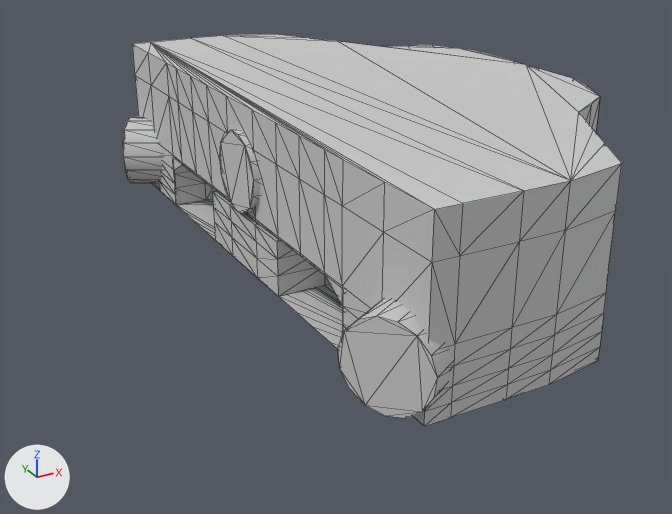
The FBX model Assets/Models/Tiles/BaseSmall.FBX as it was, and as the next commit left it.
Both versions are drawn from a 50 mm lens placed at (-199.0, -229.0, 114.0), pointed at (-75.0, -2.0, 1.0). The lights are fixed; the arrows at lower left show +X, +Y and +Z. Mesh edges are drawn as thin lines. Where no turn or scale is listed for an object, it has been applied to the vertices.

Objects in the first picture: 'Base'.
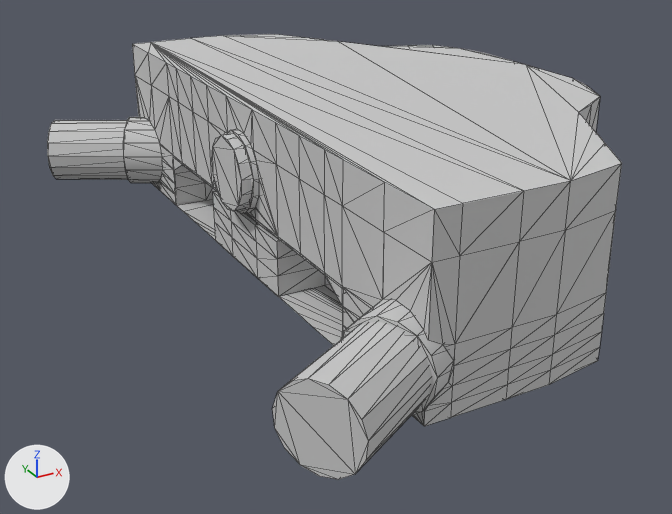
The change, as a list of edits to the scene's bpy script:
```text
Add mat_material__36:
    mat_material__36 = principled_material('Material #36')
    mat_material__36.base_color = (0.588, 0.588, 0.588)  # light grey #cacaca
    mat_material__36.roughness = 0.859
Change me_mesh:
    used by ob_base; location = (0.0, 0.0, 0.0)
    remove me_mesh.from_pydata(...)  # 839 vertices, 1512 faces; spans x -113.0..0.0, y -93.0..106.0, z 0.0..50.0
    add me_mesh.from_pydata(...)  # 937 vertices, 1633 faces; spans x -136.0..0.0, y -105.0..118.0, z 0.0..50.0
    me_mesh part 1
    12 vertices are removed from x -101.0, y -89.0..102.0, z 8.0..18.0
    140 faces are deleted
    15 vertices in x -101.0, y -5.0..17.0, z 19.0..41.0 move by (-5.0, 0.0, 0.0)
    13 vertices in x -101.0..-90.0, y 80.0..98.0, z 2.0..24.0 move by (-35.0, 20.0, 0.0)
    9 vertices in x -101.0..-91.0, y -85.0..-67.0, z 2.0..24.0 move by (-34.0, -20.0, 0.0)
    5 vertices in x -101.0..-91.0, y -84.0..-67.0, z 3.0..22.0 move by (-35.0, -20.0, 0.0)
    3 vertices move from x -99.0..-90.0, y -86.0..94.0, z 14.0..22.0 to x -134.0..-125.0, y -105.0..115.0, z 14.0..22.0
    110 vertices are added at x -101.0..-11.0, y -89.0..102.0, z 0.0..42.0
    231 new faces join them, mat_material__25 (its picture is missing)
    30 new faces join them, mat_material__36 (light grey #cacaca)
    add me_mesh.materials.append(mat_material__36)  # light grey #cacaca
```

Changed parts and their boxes (x1, y1, x2, y2) in the pictures (672 x 514 px):
'Base', reshaped (15% wider, 13% taller)
    before: (123, 34, 622, 426)
    after: (47, 34, 622, 479)
part 1 of me_mesh, built on
    before: (135, 75, 455, 426)
    after: (135, 75, 455, 479)
